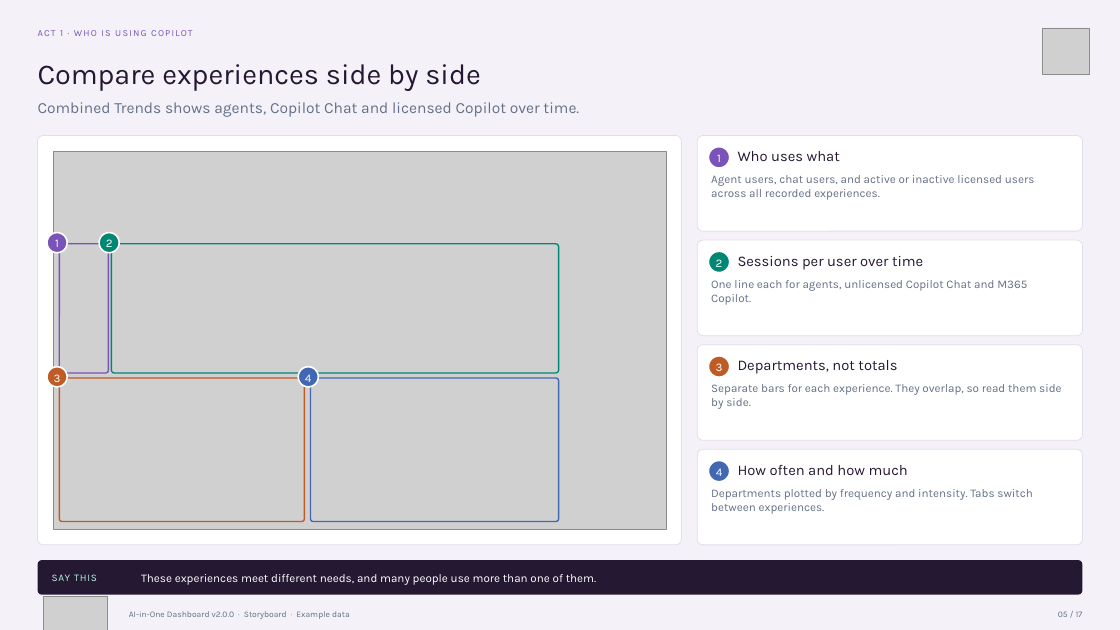
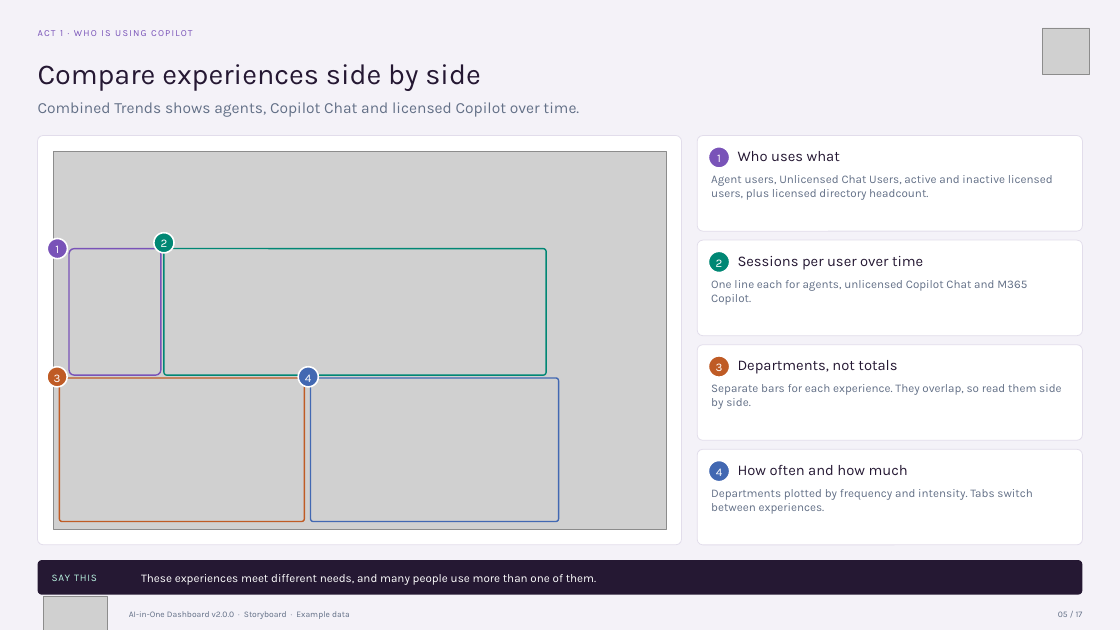
Before and after one commit to microsoft/AI-in-One-Dashboard, a slide deck: slide 5 of AI-in-One-v2.0.0-Storyboard.pptx. Drawn at 1120x630 pixels with LibreOffice and Linux fonts; fonts in the diff are those of the drawing; grey boxes stand for pictures. Boxes give left, top, right and bottom in pixels: in the first picture for what was removed or moved away, otherwise in the second. Text is boxed around its words. In the diff, an @@ line names an element or a change of style, - is before the commit and + after.

```diff
--- a/AI-in-One-v2.0.0-Storyboard.pptx
+++ b/AI-in-One-v2.0.0-Storyboard.pptx
@@ text at (x1=711, y1=175, x2=1053, y2=200): text changed @@
-Agent users, chat users, and active or inactive licensed users across all recorded experiences.
+Agent users, Unlicensed Chat Users, active and inactive licensed users, plus licensed directory headcount.
@@ text "1" moved from (x1=55, y1=240, x2=59, y2=247) to (x1=55, y1=245, x2=59, y2=253) @@
@@ ellipse moved from (x1=47, y1=232, x2=67, y2=253) to (x1=47, y1=239, x2=67, y2=259) @@
@@ text "2" moved from (x1=106, y1=239, x2=113, y2=247) to (x1=161, y1=239, x2=168, y2=247) @@
@@ ellipse moved from (x1=99, y1=232, x2=119, y2=253) to (x1=154, y1=233, x2=174, y2=253) @@
@@ rounded rectangle resized from (x1=59, y1=244, x2=109, y2=373) to (x1=69, y1=249, x2=161, y2=375) @@
@@ rounded rectangle resized from (x1=111, y1=244, x2=559, y2=373) to (x1=164, y1=249, x2=547, y2=375) @@
```
Also in this commit, not shown: 11 other slides changed, 28 other files.
